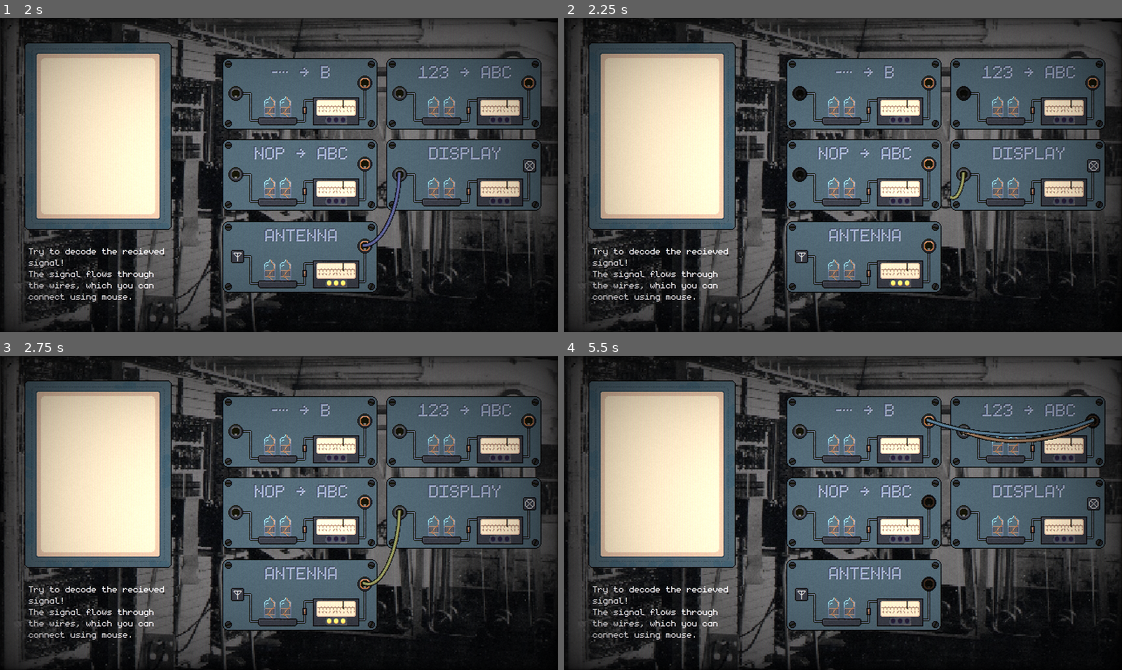
Above: before the commit, frames 1-4 (two rows, left to right).
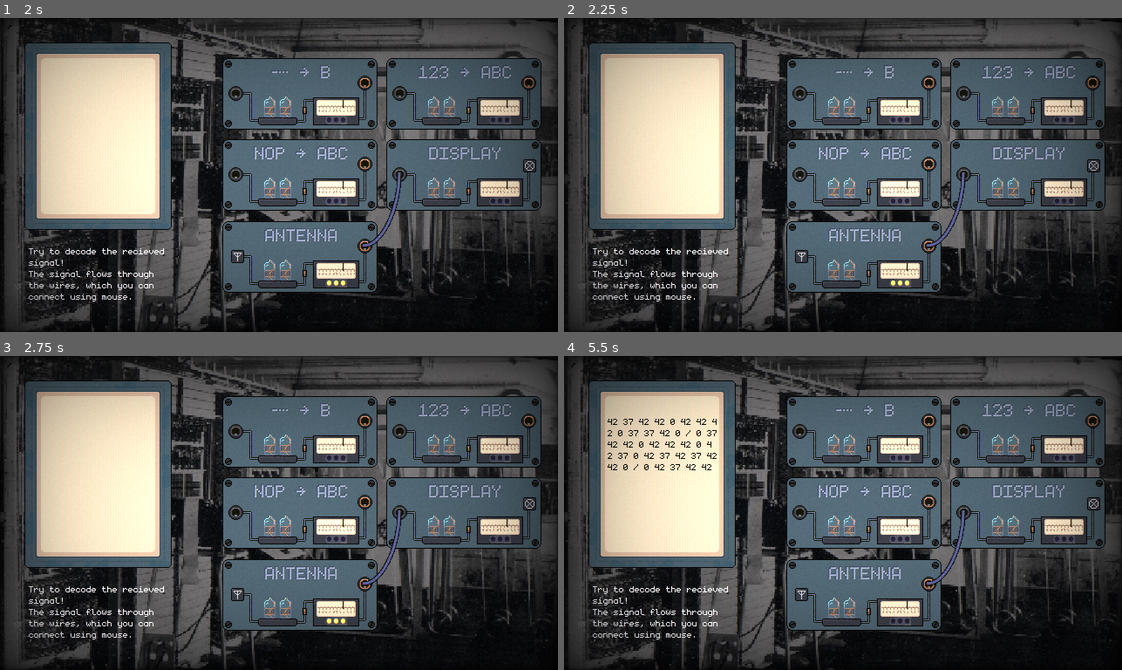
Above: after the commit, the same moments.

Repository: Limit-sest/wiretap
Game: Godot game, scene res://intro.tscn
Same seed, same stepped clock (60 frames per second), same inputs: the game is played once before the commit and once after it.
Inputs (mouse positions are in pixels of both pictures, inside the frame that each line leads up to):
- Up to frame 1 (2 s): click "Skip >" at 0.5 s; tap Enter at 1.25 s; drag from (100, 134) to (401, 175) at 1.27 s
- Up to frame 2 (2.25 s): tap Space at 2 s; drag from (965, 175) to (926, 244) at 2.02 s
- Up to frame 3 (2.75 s): no input
- Up to frame 4 (5.5 s): tap Enter at 2.75 s; hold Right 2.78-3.5 s; tap Alt at 2.85 s; click (926, 582) at 2.92 s; tap Space at 3.5 s; drag from (1094, 421) to (926, 582) at 3.52 s; drag from (960, 431) to (1094, 421) at 4.27 s; drag from (926, 421) to (1094, 421) at 5.02 s

Frame 1 is identical in both runs. In frame 2, 0.4% of the frame differs, in the area x 41-73%, y 21-74%; in frame 3, 0.2%; in frame 4, 1.8%, in the area x 7-96%, y 18-75%.

Commit message:
Start rewrite module as control node

Diff:
--- /dev/null
+++ b/modules/BaseModule.tscn
@@ -0,0 +1,70 @@
+[gd_scene load_steps=7 format=3 uid="uid://d4wuumyitonl"]
+
+[ext_resource type="Texture2D" uid="uid://cxfelrk8jll08" path="res://assets/Sprites/Custom/module_bg.png" id="1_ippni"]
+[ext_resource type="Texture2D" uid="uid://pnxp8nov1c1m" path="res://assets/Sprites/Custom/input.png" id="2_yrwks"]
+[ext_resource type="Texture2D" uid="uid://ddypphqmk4r4s" path="res://assets/Sprites/Custom/input_disabled.png" id="3_y7110"]
+[ext_resource type="Texture2D" uid="uid://kligwqb1a4ks" path="res://assets/Sprites/Custom/output.png" id="4_ofup8"]
+[ext_resource type="Texture2D" uid="uid://ddkuwqloljfaq" path="res://assets/Sprites/Custom/output_disabled.png" id="5_43y58"]
+
+[sub_resource type="StyleBoxTexture" id="StyleBoxTexture_3tf07"]
+texture = ExtResource("1_ippni")
+
+[node name="BaseModule" type="Control"]
+texture_filter = 1
+layout_mode = 3
+anchor_right = 0.27800003
+anchor_bottom = 0.22800002
+offset_right = 0.07998657
+offset_bottom = -0.08000183
+grow_horizontal = 2
+grow_vertical = 2
+
+[node name="Panel" type="Panel" parent="."]
+layout_mode = 0
+offset_right = 178.0
+offset_bottom = 82.0
+theme_override_styles/panel = SubResource("StyleBoxTexture_3tf07")
+
+[node name="CenterContainer" type="CenterContainer" parent="Panel"]
+layout_mode = 1
+anchors_preset = 15
+anchor_right = 1.0
+anchor_bottom = 1.0
+offset_bottom = -52.0
+grow_horizontal = 2
+grow_vertical = 2
+
+[node name="TextureRect" type="TextureRect" parent="Panel/CenterContainer"]
+layout_mode = 2
+stretch_mode = 2
+
+[node name="Input" type="TextureButton" parent="Panel"]
+custom_minimum_size = Vector2(20, 20)
+layout_mode = 1
+anchors_preset = 15
+anchor_right = 1.0
+anchor_bottom = 1.0
+offset_left = 7.0
+offset_top = 32.0
+offset_right = -154.0
+offset_bottom = -33.0
+grow_horizontal = 2
+grow_vertical = 2
+action_mode = 0
+texture_normal = ExtResource("2_yrwks")
+texture_disabled = ExtResource("3_y7110")
+stretch_mode = 3
+
+[node name="Output" type="TextureButton" parent="Panel"]
+layout_mode = 1
+anchors_preset = 15
+anchor_right = 1.0
+anchor_bottom = 1.0
+offset_left = 155.0
+offset_top = 20.0
+offset_right = -6.0
+offset_bottom = -45.0
+grow_horizontal = 2
+grow_vertical = 2
+texture_normal = ExtResource("4_ofup8")
+texture_disabled = ExtResource("5_43y58")
--- a/port.gd
+++ b/port.gd
@@ -1,5 +1,5 @@
 extends Area2D
 
-func _on_input_event(viewport: Node, event: InputEvent, shape_idx: int) -> void:
+func _on_input_event(event: InputEvent) -> void:
 	if event is InputEventMouseButton and event.is_pressed() and event.button_index == MOUSE_BUTTON_LEFT:
 		WiringManager.start_wire(self)
